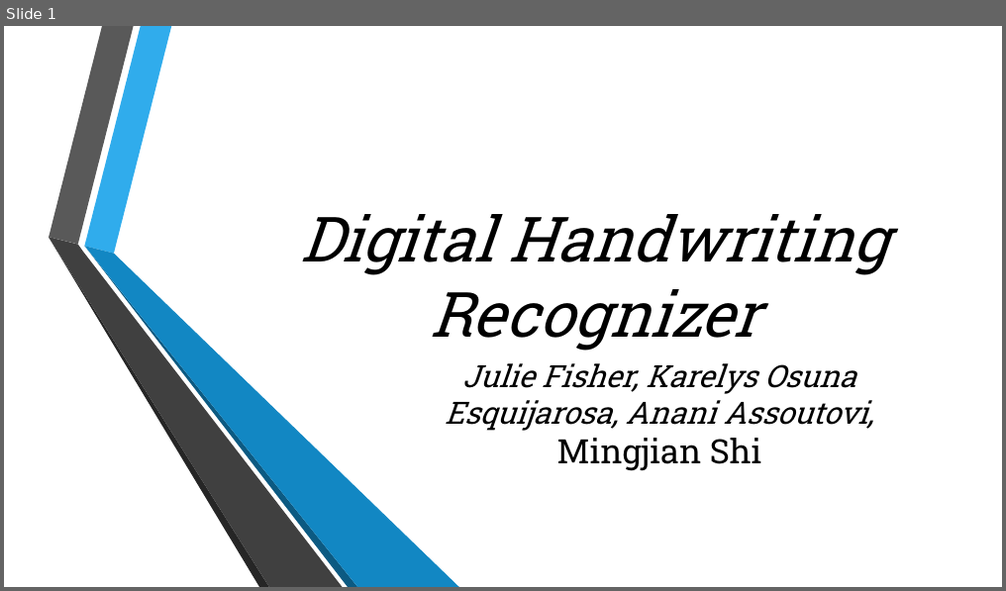
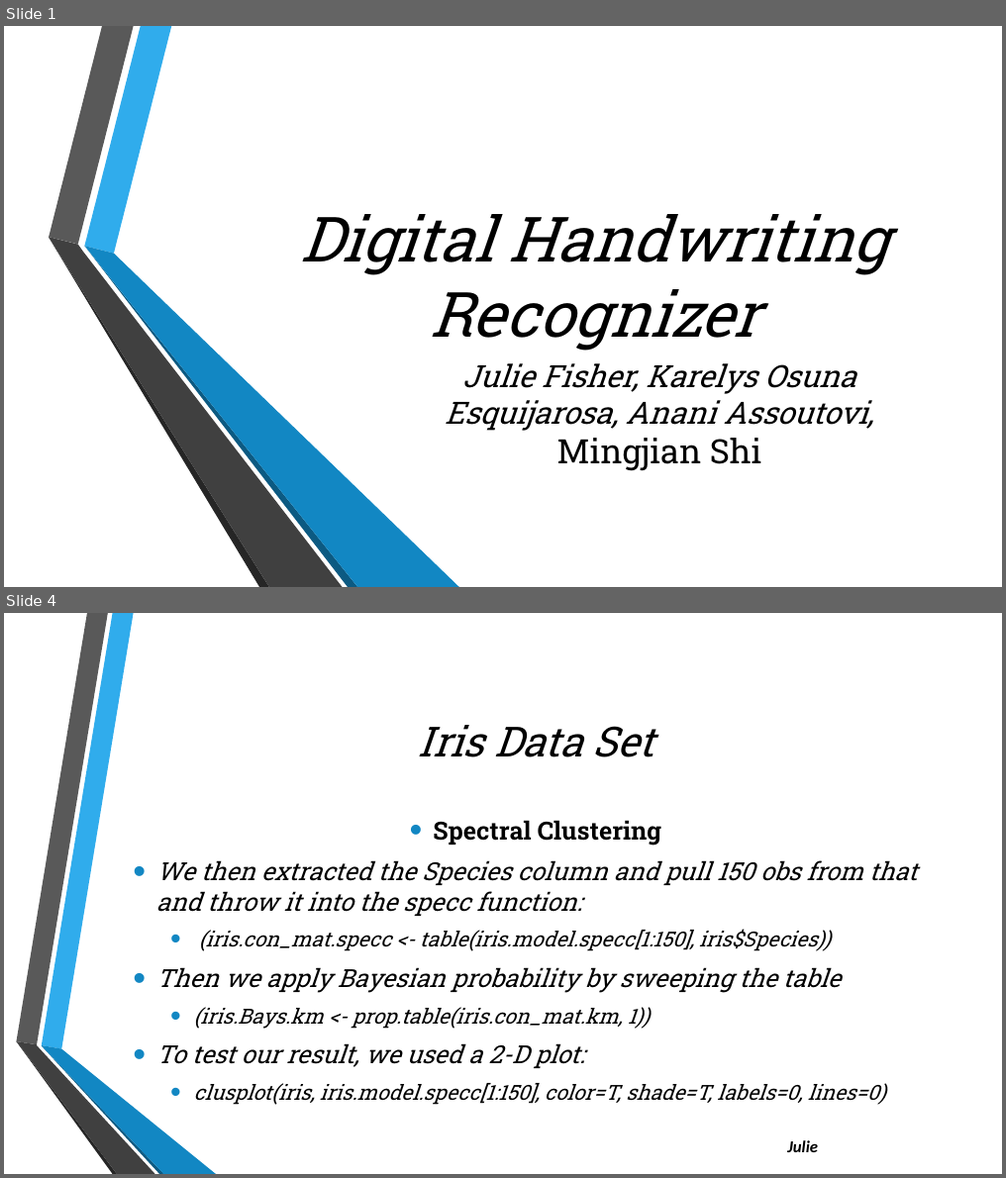
Before and after one commit to julielinx/Final-_Project, a slide deck: Presentation1.pptx. Shown one above the other, each under a label of ours: slide 1 before the commit, slides 1 and 4 after it; the slides between them are not shown. The pictures are 1006x591 and 1006x1178 pixels, drawn with LibreOffice and Linux fonts; fonts in the diff are those of the drawing; background and template pictures are left out. Boxes give left, top, right and bottom in pixels: in the first picture for what was removed or moved away, otherwise in the second. Text is boxed around its words. In the diff, an @@ line names an element or a change of style, - is before the commit and + after.

```diff
--- a/Presentation1.pptx
+++ b/Presentation1.pptx
@@ slide 4 added at box(4, 613, 1002, 1174), background picture (left out) @@
@@ title added at box(417, 725, 653, 758), 40 pt, text #000000, italic @@
+Iris Data Set
@@ text added at box(156, 820, 917, 1105), 20 pt, text #000000, italic @@
+• Spectral Clustering
+• We then extracted the Species column and pull 150 obs from that and throw it into the specc function:
+  • (iris.con_mat.specc <- table(iris.model.specc[1:150], iris$Species))
+• Then we apply Bayesian probability by sweeping the table
+  • (iris.Bays.km <- prop.table(iris.con_mat.km, 1))
+• To test our result, we used a 2-D plot:
+  • clusplot(iris, iris.model.specc[1:150], color=T, shade=T, labels=0, lines=0)
@@ group added at box(16, 613, 216, 1174): 6 freeform shapes @@
@@ text added at box(787, 1141, 818, 1153), 16 pt, text #000000, bold, italic @@
+Julie
```
Also in this commit, not shown: 5 slides changed, 7 other slides added.
